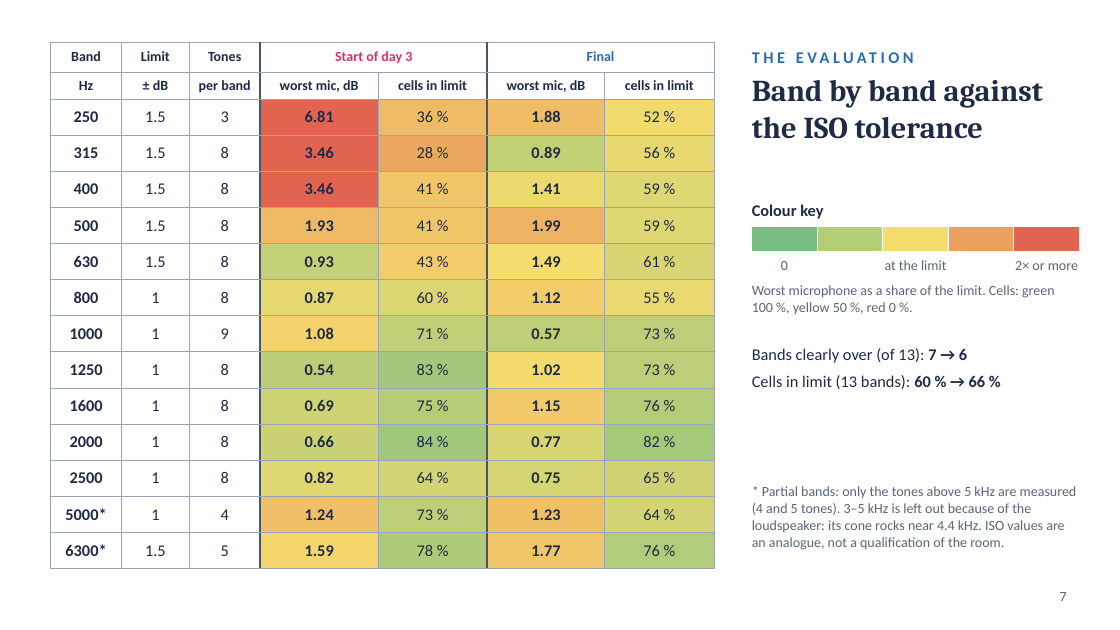
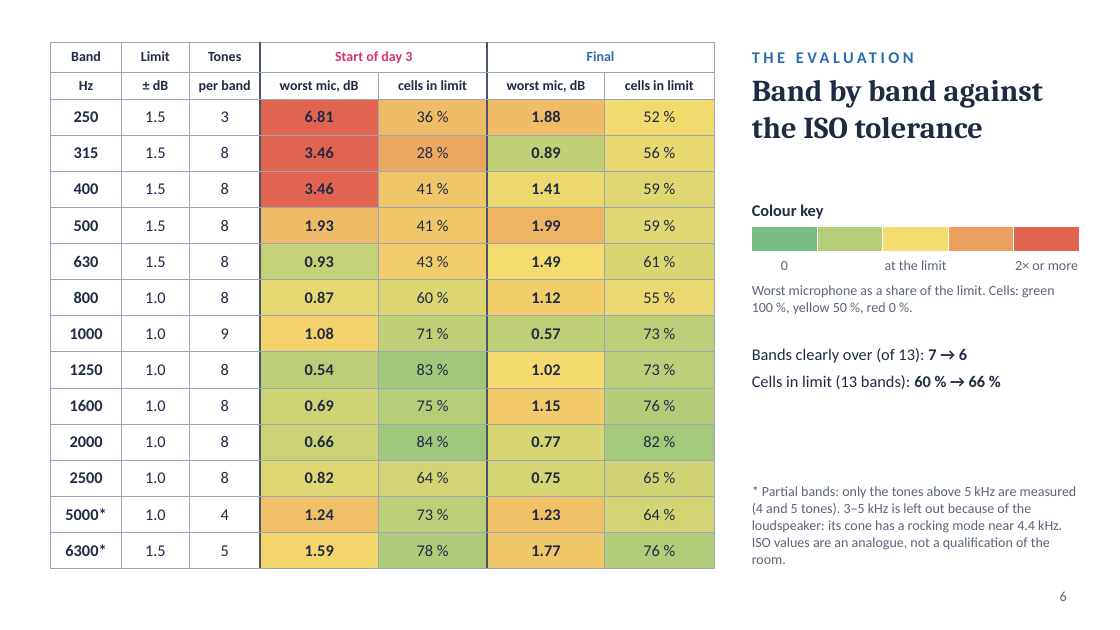
Before and after one commit to asdfgh0318/SoundVisualizer, a slide deck: slide 6 of docs/analysis/chamber-final-2026-10-01/slides/chamber-slides.pptx (slide 7 before the commit). Drawn at 1120x630 pixels with LibreOffice and Linux fonts; fonts in the diff are those of the drawing. Boxes give left, top, right and bottom in pixels: in the first picture for what was removed or moved away, otherwise in the second. Text is boxed around its words. In the diff, an @@ line names an element or a change of style, - is before the commit and + after.

```diff
--- a/docs/analysis/chamber-final-2026-10-01/slides/chamber-slides.pptx
+++ b/docs/analysis/chamber-final-2026-10-01/slides/chamber-slides.pptx
@@ table at box(50, 42, 714, 560) @@
-row 8, column 2: 1
+row 8, column 2: 1.0
-row 9, column 2: 1
+row 9, column 2: 1.0
-row 10, column 2: 1
+row 10, column 2: 1.0
-row 11, column 2: 1
+row 11, column 2: 1.0
-row 12, column 2: 1
+row 12, column 2: 1.0
-row 13, column 2: 1
+row 13, column 2: 1.0
-row 14, column 2: 1
+row 14, column 2: 1.0
@@ text at box(752, 486, 1077, 564): text changed @@
-* Partial bands: only the tones above 5 kHz are measured (4 and 5 tones). 3–5 kHz is left out because of the loudspeaker: its cone rocks near 4.4 kHz. ISO values are an analogue, not a qualification of the room.
+* Partial bands: only the tones above 5 kHz are measured (4 and 5 tones). 3–5 kHz is left out because of the loudspeaker: its cone has a rocking mode near 4.4 kHz. ISO values are an analogue, not a qualification of the room.
@@ text at box(1060, 591, 1067, 601): text changed @@
-7
+6
```
Also in this commit, not shown: 5 other slides changed, 1 slide removed, 9 other files.
